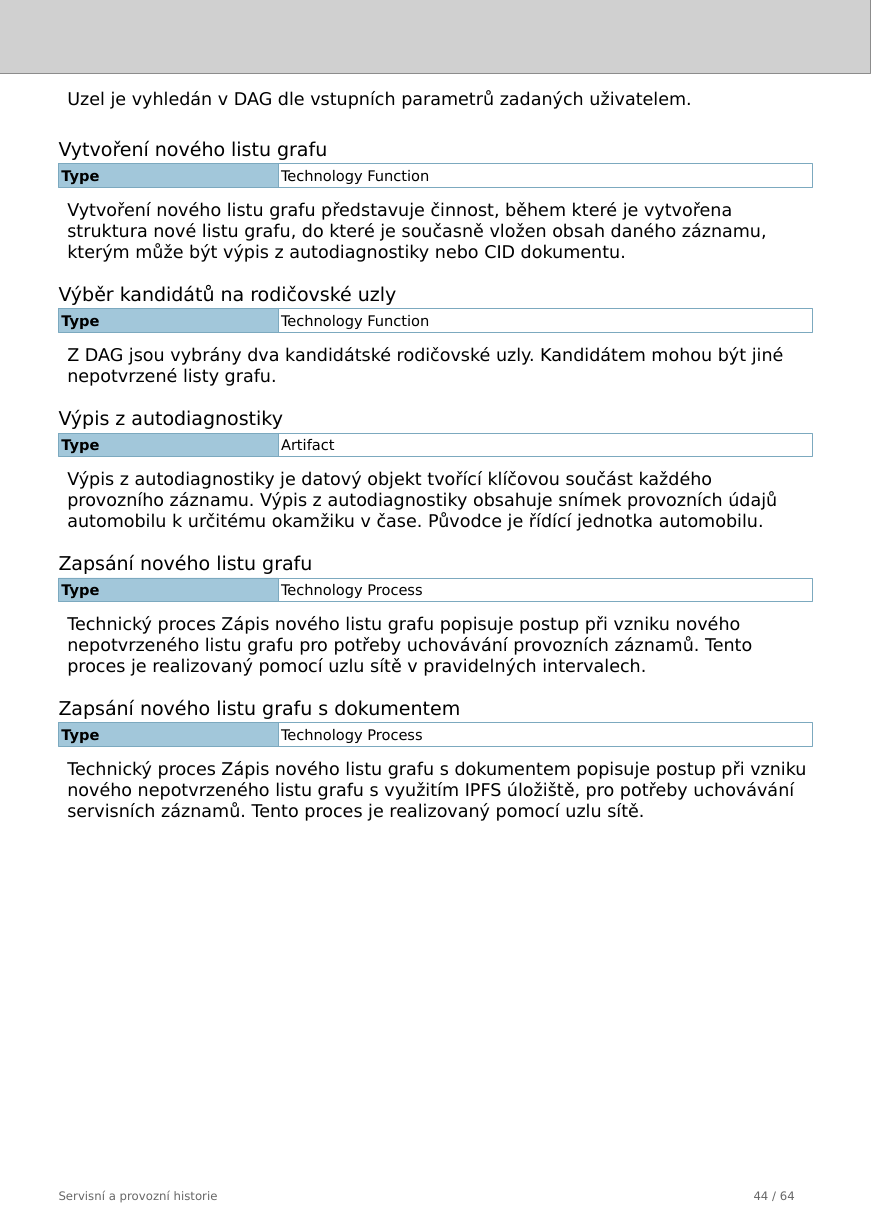
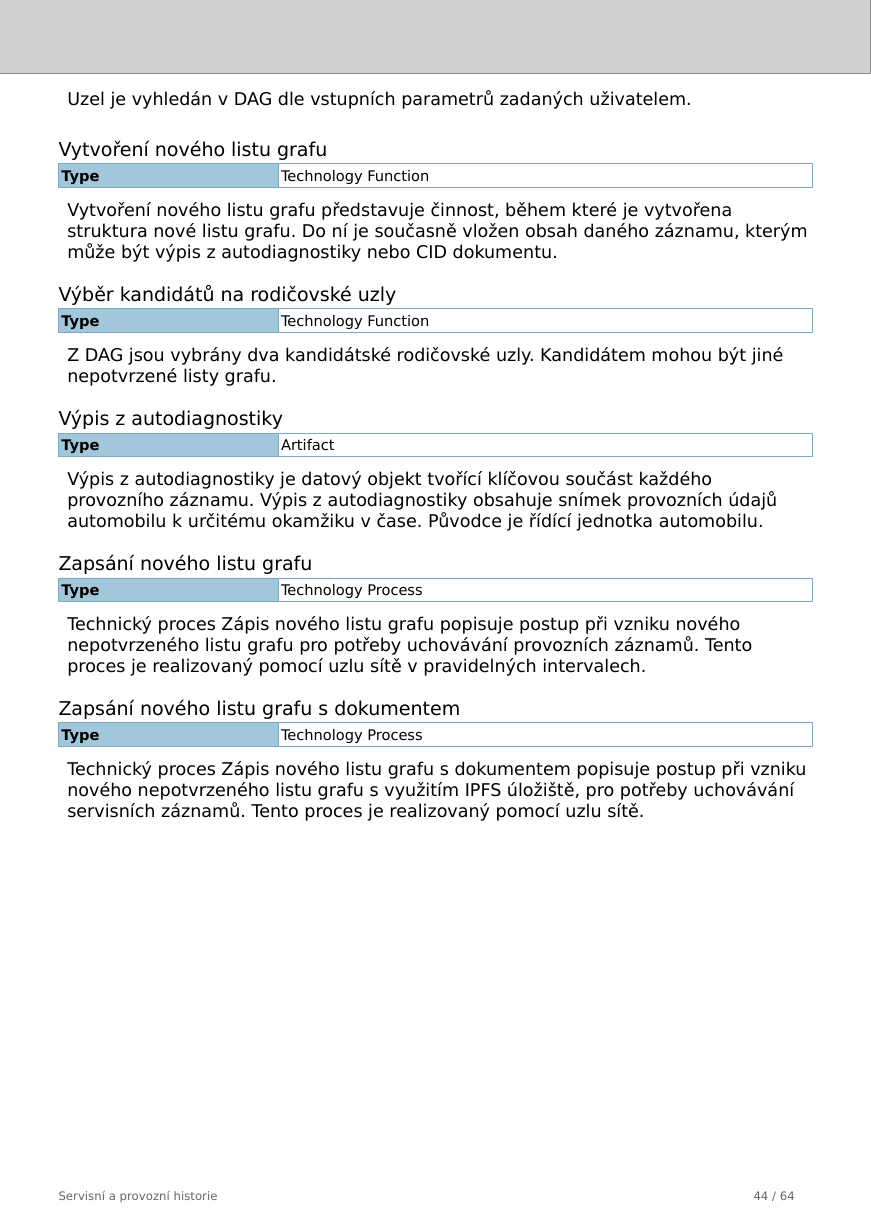
Before and after one commit to friedmannmartin/servisni_a_provozni_historie, a slide deck: slide 44 of report/jasper/servisni_a_provozni_historie.pptx. Drawn at 871x1232 pixels with LibreOffice and Linux fonts; fonts in the diff are those of the drawing; grey boxes stand for pictures. Boxes give left, top, right and bottom in pixels: in the first picture for what was removed or moved away, otherwise in the second. Text is boxed around its words. In the diff, an @@ line names an element or a change of style, - is before the commit and + after.

```diff
--- a/report/jasper/servisni_a_provozni_historie.pptx
+++ b/report/jasper/servisni_a_provozni_historie.pptx
@@ text at bbox=[67, 202, 808, 262]: text changed @@
-Vytvoření nového listu grafu představuje činnost, během které je vytvořena struktura nové listu grafu, do které je současně vložen obsah daného záznamu, kterým může být výpis z autodiagnostiky nebo CID dokumentu.
+Vytvoření nového listu grafu představuje činnost, během které je vytvořena struktura nové listu grafu. Do ní je současně vložen obsah daného záznamu, kterým může být výpis z autodiagnostiky nebo CID dokumentu.
```
Also in this commit, not shown: 10 other slides changed, 5 other files.
